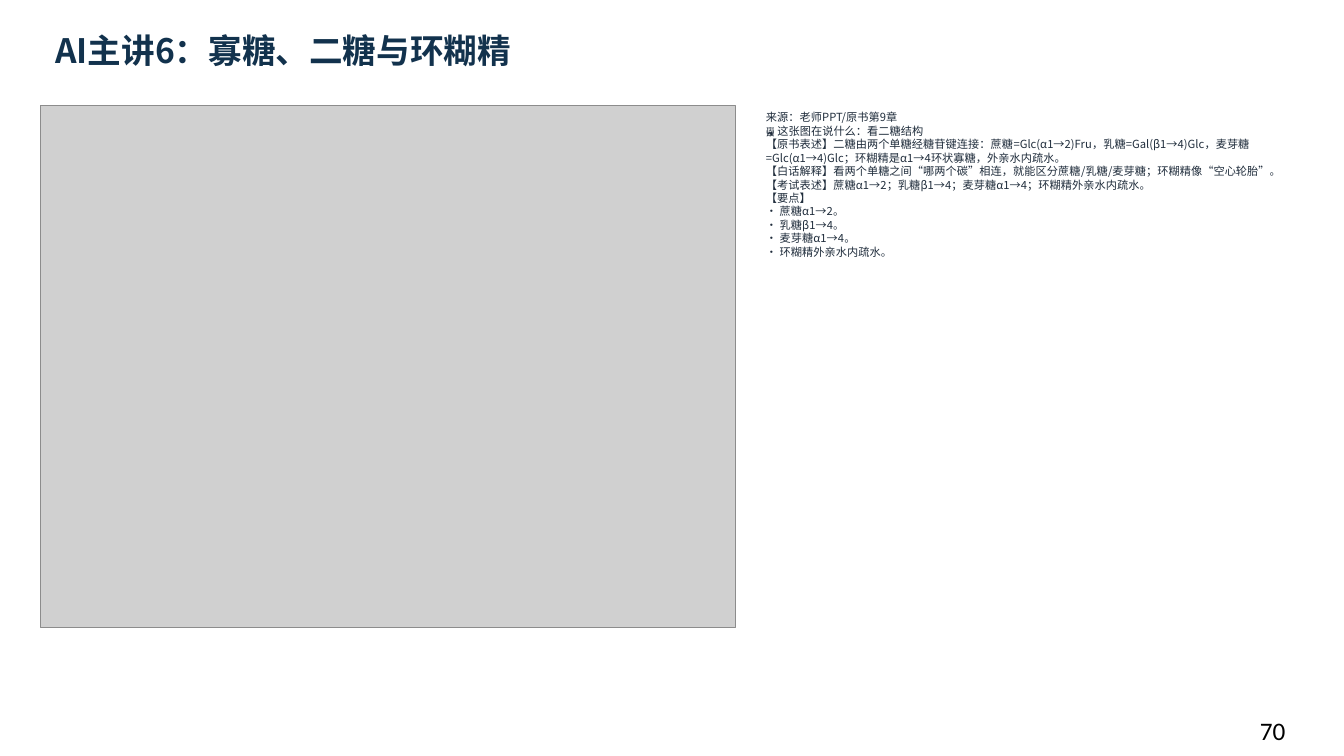
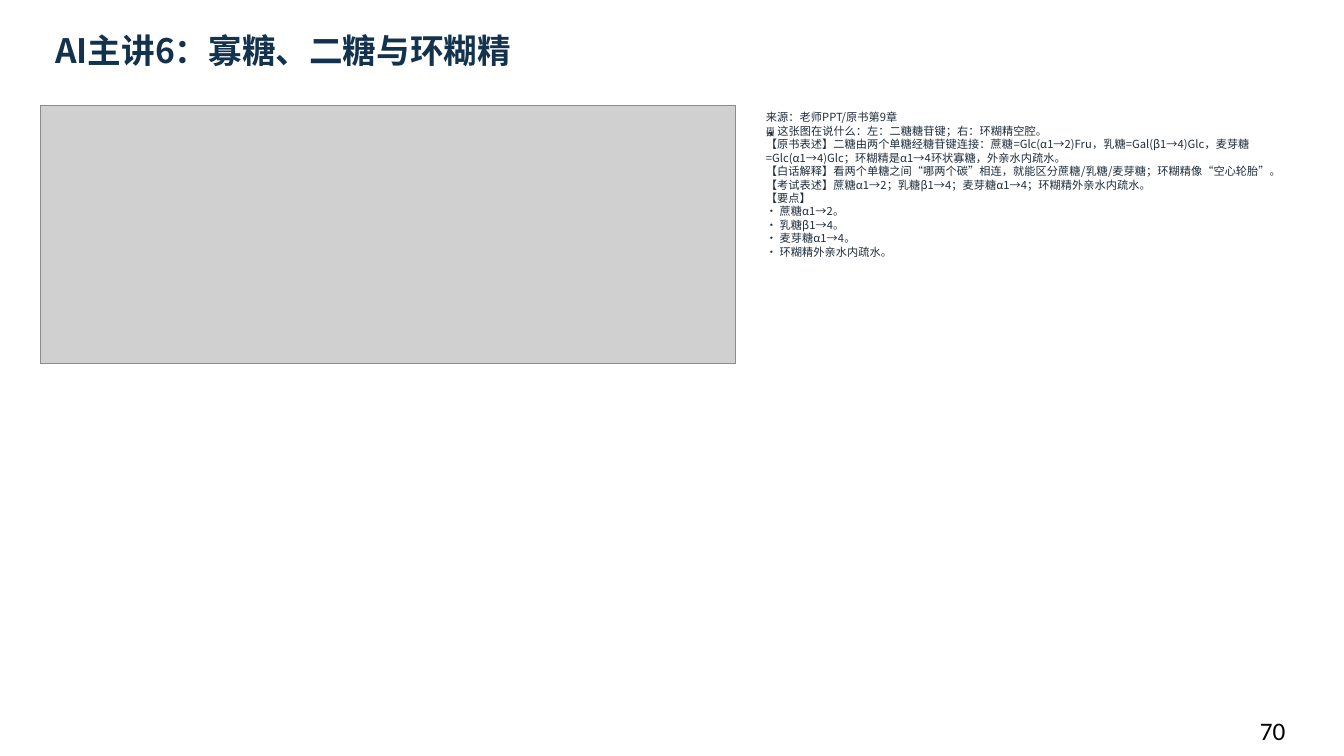
Before and after one commit to newkan-li/Biochemistry, a slide deck: slide 70 of downloads/bc09-ai-style.pptx. Drawn at 1344x756 pixels with LibreOffice and Linux fonts; fonts in the diff are those of the drawing; grey boxes stand for pictures. Boxes give left, top, right and bottom in pixels: in the first picture for what was removed or moved away, otherwise in the second. Text is boxed around its words. In the diff, an @@ line names an element or a change of style, - is before the commit and + after.

```diff
--- a/downloads/bc09-ai-style.pptx
+++ b/downloads/bc09-ai-style.pptx
@@ picture: place and size @@
-picture at (40,106,736,627)
+picture at (40,106,736,364)
@@ text at (766,111,1281,257): text changed @@
-来源：老师PPT/原书第9章
-🖼 这张图在说什么：看二糖结构
-【原书表述】二糖由两个单糖经糖苷键连接：蔗糖=Glc(α1→2)Fru，乳糖=Gal(β1→4)Glc，麦芽糖=Glc(α1→4)Glc；环糊精是α1→4环状寡糖，外亲水内疏水。
-【白话解释】看两个单糖之间“哪两个碳”相连，就能区分蔗糖/乳糖/麦芽糖；环糊精像“空心轮胎”。
-【考试表述】蔗糖α1→2；乳糖β1→4；麦芽糖α1→4；环糊精外亲水内疏水。
-【要点】
-• 蔗糖α1→2。
-• 乳糖β1→4。
-• 麦芽糖α1→4。
-• 环糊精外亲水内疏水。
+来源：老师PPT/原书第9章
+🖼 这张图在说什么：左：二糖糖苷键；右：环糊精空腔。
+【原书表述】二糖由两个单糖经糖苷键连接：蔗糖=Glc(α1→2)Fru，乳糖=Gal(β1→4)Glc，麦芽糖=Glc(α1→4)Glc；环糊精是α1→4环状寡糖，外亲水内疏水。
+【白话解释】看两个单糖之间“哪两个碳”相连，就能区分蔗糖/乳糖/麦芽糖；环糊精像“空心轮胎”。
+【考试表述】蔗糖α1→2；乳糖β1→4；麦芽糖α1→4；环糊精外亲水内疏水。
+【要点】
+• 蔗糖α1→2。
+• 乳糖β1→4。
+• 麦芽糖α1→4。
+• 环糊精外亲水内疏水。
```
Also in this commit, not shown: 15 other slides changed, 15 other files.
